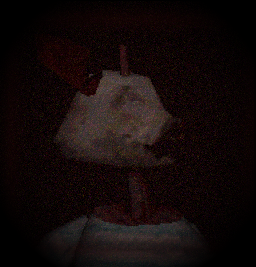
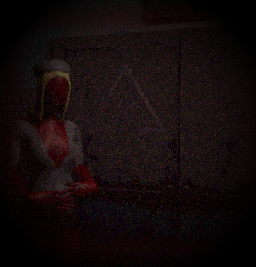
Layers edited between the first and the second 256px x 267px image:
added layer "Screenshot 2025-12-08 17-39-30.png" in group "Images" over [0, 0, 256, 267]
hid "Sarah" over [0, 0, 256, 267]
